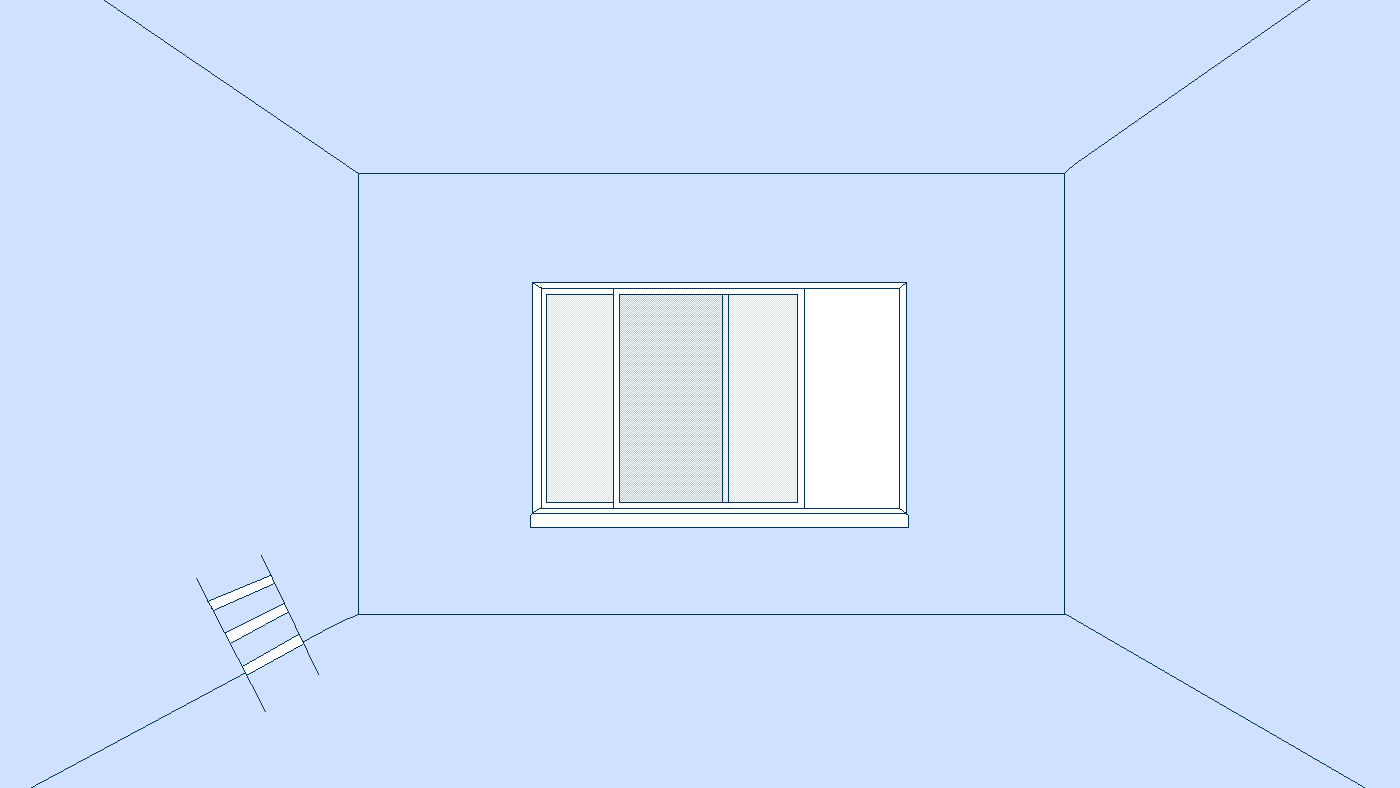
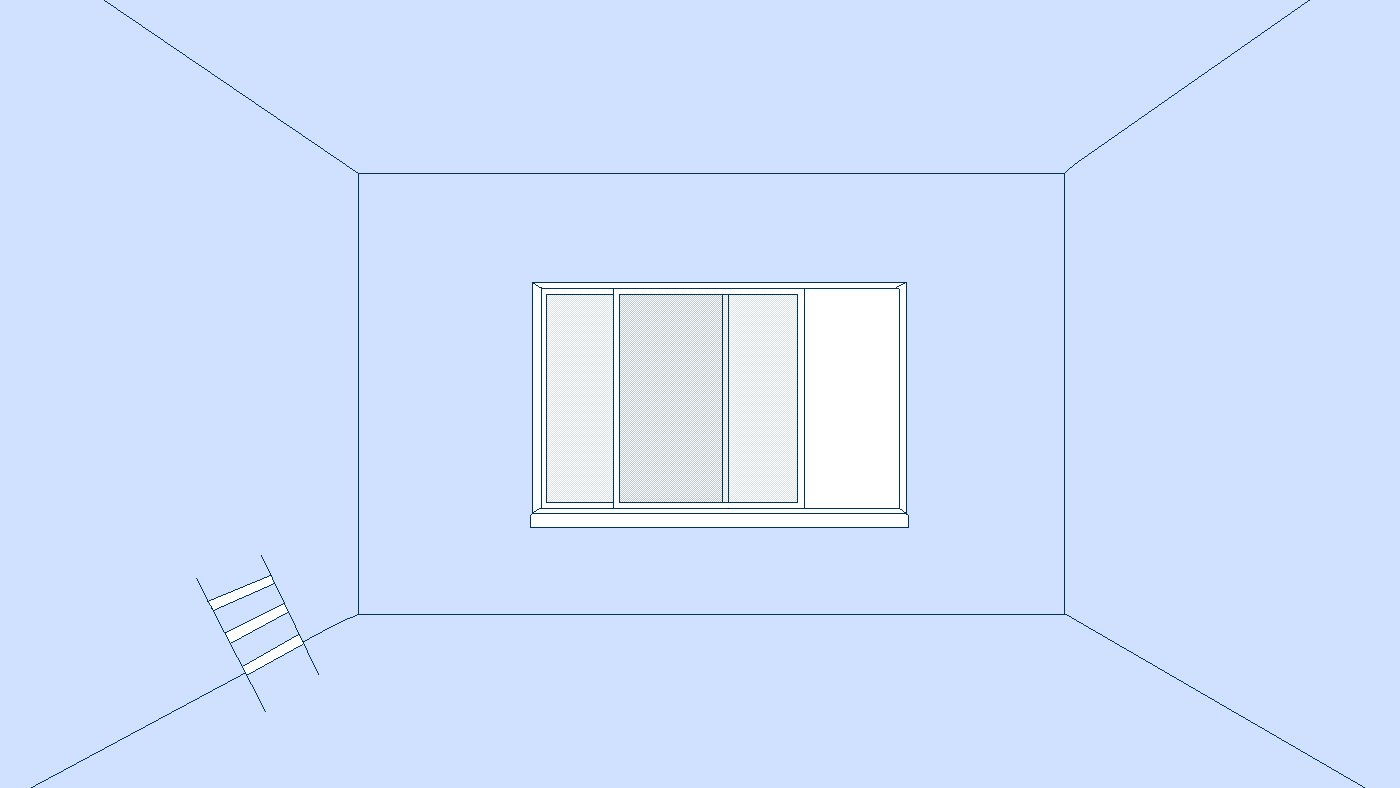
Revision of a layered 1400 x 788 image; what changed, layer by layer:
painted on "ladder" over (896, 283, 906, 289)